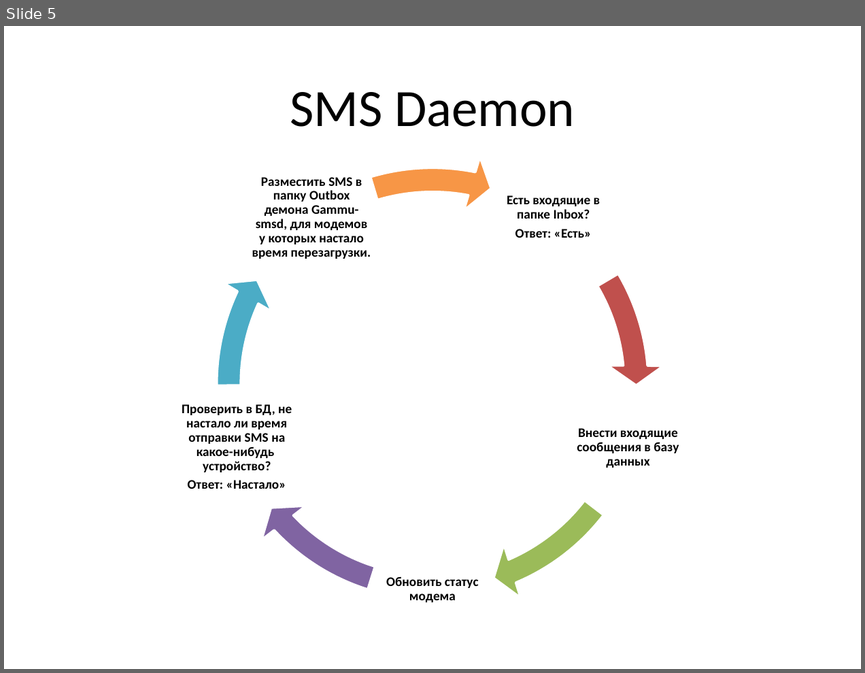
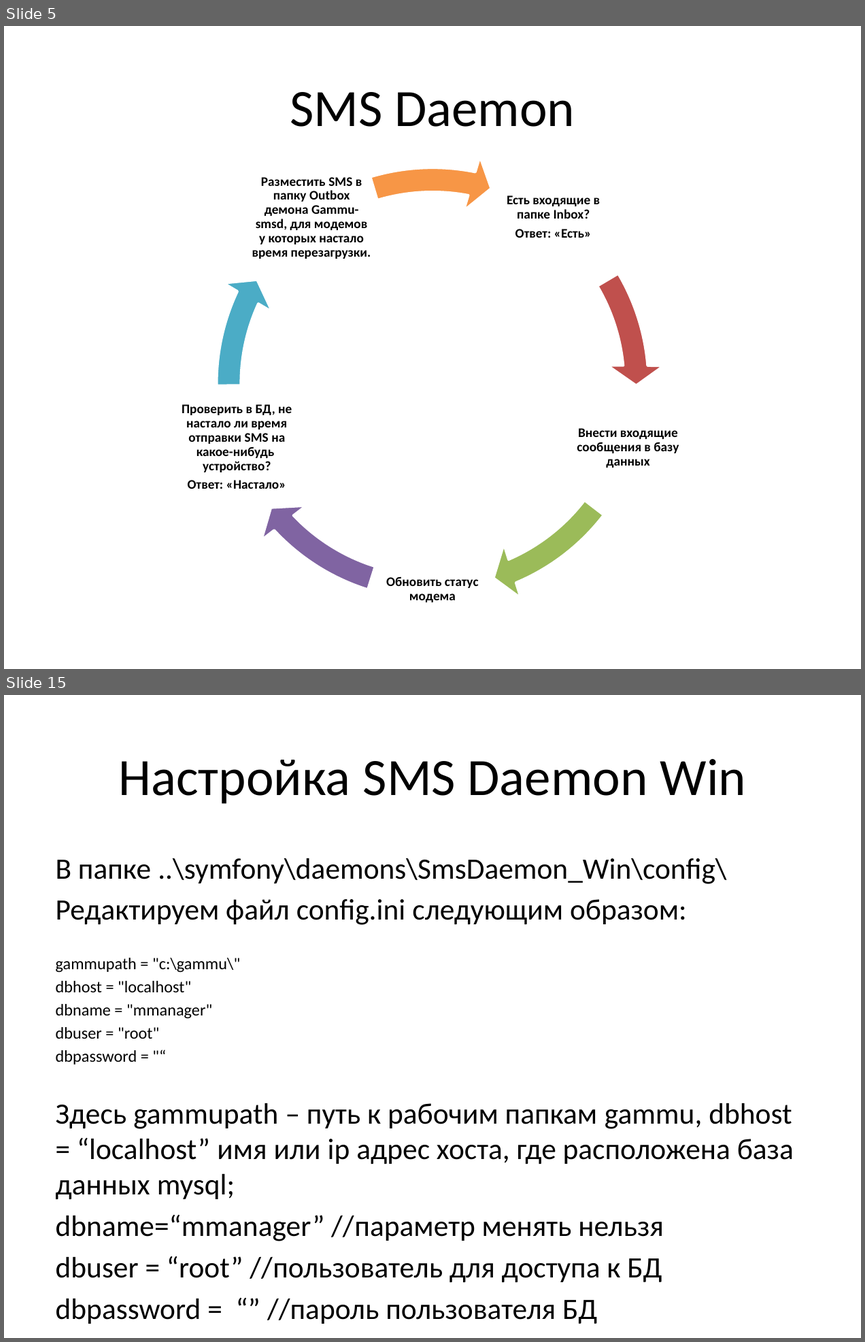
Before and after one commit to humantom88/city_lightning_symphony, a slide deck: doc/SUNO Mmanager.pptx. Shown one above the other, each under a label of ours: slide 5 before the commit, slides 5 and 15 after it; the slides between them are not shown. The pictures are 865x673 and 865x1342 pixels, drawn with LibreOffice and Linux fonts; fonts in the diff are those of the drawing. Boxes give left, top, right and bottom in pixels: in the first picture for what was removed or moved away, otherwise in the second. Text is boxed around its words. In the diff, an @@ line names an element or a change of style, - is before the commit and + after.

```diff
--- a/doc/SUNO Mmanager.pptx
+++ b/doc/SUNO Mmanager.pptx
@@ slide 15 added at (4, 695, 861, 1338), background #FFFFFF @@
@@ title added at (119, 759, 746, 804), 44 pt, text #000000 @@
+Настройка SMS Daemon Win
@@ text added at (56, 858, 793, 1282), 24.8 pt, text #000000 @@
+В папке ..\symfony\daemons\SmsDaemon_Win\config\
+Редактируем файл config.ini следующим образом:
+gammupath = "c:\gammu\"
+dbhost = "localhost"
+dbname = "mmanager"
+dbuser = "root"
+dbpassword = "“
+Здесь gammupath – путь к рабочим папкам gammu, dbhost = “localhost” имя или ip адрес хоста, где расположена база данных mysql;
+dbname=“mmanager” //параметр менять нельзя
+dbuser = “root” //пользователь для доступа к БД
+dbpassword = “” //пароль пользователя БД
```
Also in this commit, not shown: 1 slide changed, 20 other slides added, 10 other files.
